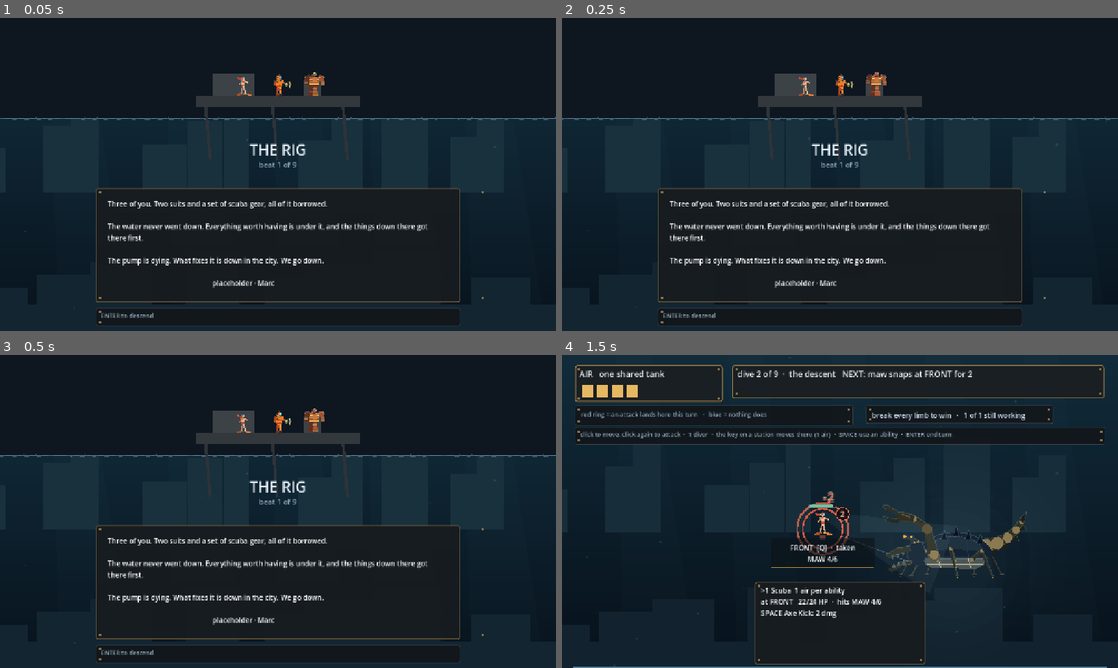
Above: before the commit, frames 1-4 (two rows, left to right).
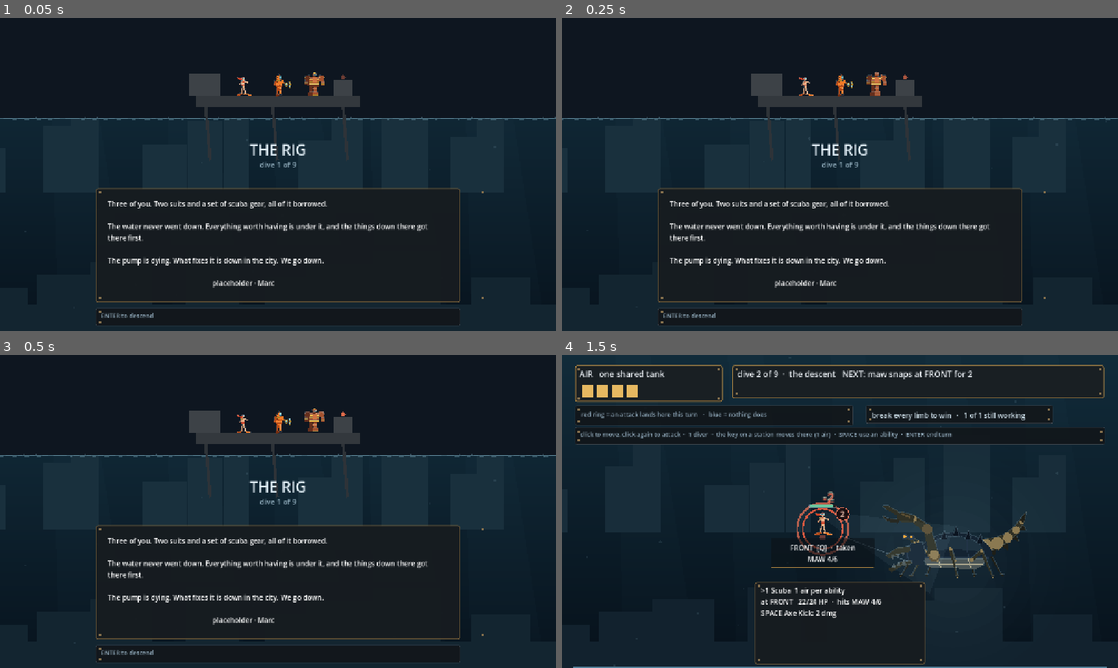
Above: after the commit, the same moments.

Repository: ImmortalDemonGod/salvage
Game: Godot game, scene res://game/main.tscn
Same seed, same stepped clock (60 frames per second), same inputs: the game is played once before the commit and once after it.
Inputs (mouse positions are in pixels of both pictures, inside the frame that each line leads up to):
- Up to frame 1 (0.05 s): no input
- Up to frame 2 (0.25 s): no input
- Up to frame 3 (0.5 s): no input
- Up to frame 4 (1.5 s): tap Enter at 0.5, 1.25 s; move the mouse to (962, 495) at 0.52 s; hold W 0.53-1.25 s; tap 1 at 0.6 s; click (962, 495) at 0.67 s; tap Space at 0.77 s; drag from (728, 527) to (812, 574) at 1.27 s

The runs differ from the first frame. In frame 1, 1.0% of the frame differs, in the area x 34-64%, y 17-48%; in frame 2, 1.0%; in frame 3, 1.0%; in frame 4, nothing differs.

Commit message:
the rig counted in beats while the rest of the game counted dives
Two on the opening screen, which is the first thing a playtester sees.

The pump housing was drawn behind the first diver and read as a sprite
that had lost its transparency. I wrote this fix once before and lost it:
the script carrying it aborted on an unrelated assertion further down and
never reached the write. Asserting every anchor is only half the rule; the
other half is checking the file afterwards.

And the rig screen still said 'beat 1 of 9' after the counter everywhere
else became 'dive 1 of 9', which is exactly the split-source problem that
has bitten three times today in three different places.

Diff:
--- a/game/main.gd
+++ b/game/main.gd
@@ -971,11 +971,11 @@
 	# the rig: a deck on legs, which is the thing the whole story is about
 	var dx: float = w.x * 0.5 - 190.0
 	draw_rect(Rect2(Vector2(dx, surf - 54), Vector2(380, 26)), Color(0.20, 0.22, 0.24))
-	draw_rect(Rect2(Vector2(dx + 40, surf - 104), Vector2(96, 50)), Color(0.24, 0.26, 0.28))
-	draw_rect(Rect2(Vector2(dx + 250, surf - 88), Vector2(40, 34)), Color(0.24, 0.26, 0.28))
+	draw_rect(Rect2(Vector2(dx - 16, surf - 104), Vector2(74, 50)), Color(0.24, 0.26, 0.28))
+	draw_rect(Rect2(Vector2(dx + 318, surf - 88), Vector2(44, 34)), Color(0.24, 0.26, 0.28))
 	# the failing pump, blinking
 	var lit: float = 0.35 + 0.65 * abs(sin(_clock * 2.3))
-	draw_circle(Vector2(dx + 270, surf - 96), 5.0, Color(0.92, 0.44, 0.30, lit))
+	draw_circle(Vector2(dx + 340, surf - 96), 5.0, Color(0.92, 0.44, 0.30, lit))
 	for lx in [dx + 24.0, dx + 178.0, dx + 340.0]:
 		draw_line(Vector2(lx, surf - 28), Vector2(lx + 10.0, surf + 96.0), Color(0.18, 0.20, 0.22), 7.0)
 	# the squad on the deck, the cast the copy is talking about
@@ -985,7 +985,7 @@
 	var title := String(b.get("title", "")).to_upper()
 	draw_string(f, Vector2(w.x * 0.5 - 300.0, surf + 84.0), title,
 		HORIZONTAL_ALIGNMENT_CENTER, 600.0, 34, Color(0.88, 0.93, 0.96))
-	draw_string(f, Vector2(w.x * 0.5 - 300.0, surf + 112.0), "beat %d of %d" % [run.beat + 1, Beats.LADDER.size()],
+	draw_string(f, Vector2(w.x * 0.5 - 300.0, surf + 112.0), "dive %d of %d" % [run.beat + 1, Beats.LADDER.size()],
 		HORIZONTAL_ALIGNMENT_CENTER, 600.0, 17, Color(0.55, 0.66, 0.72))
 
 # _valve_pos and this function each kept their own copy of the tank
